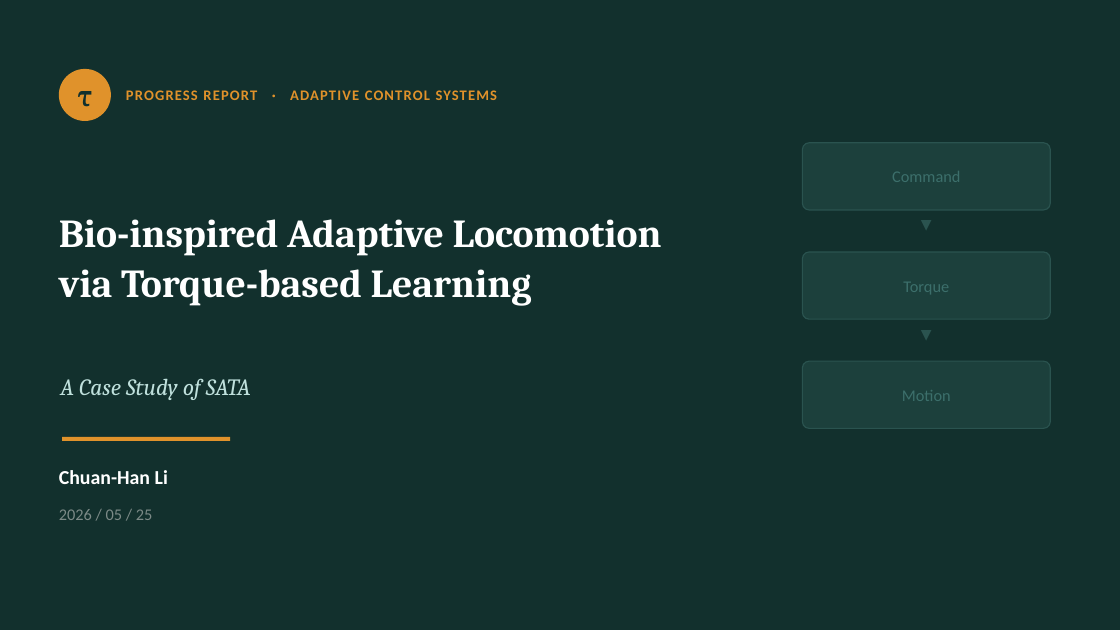
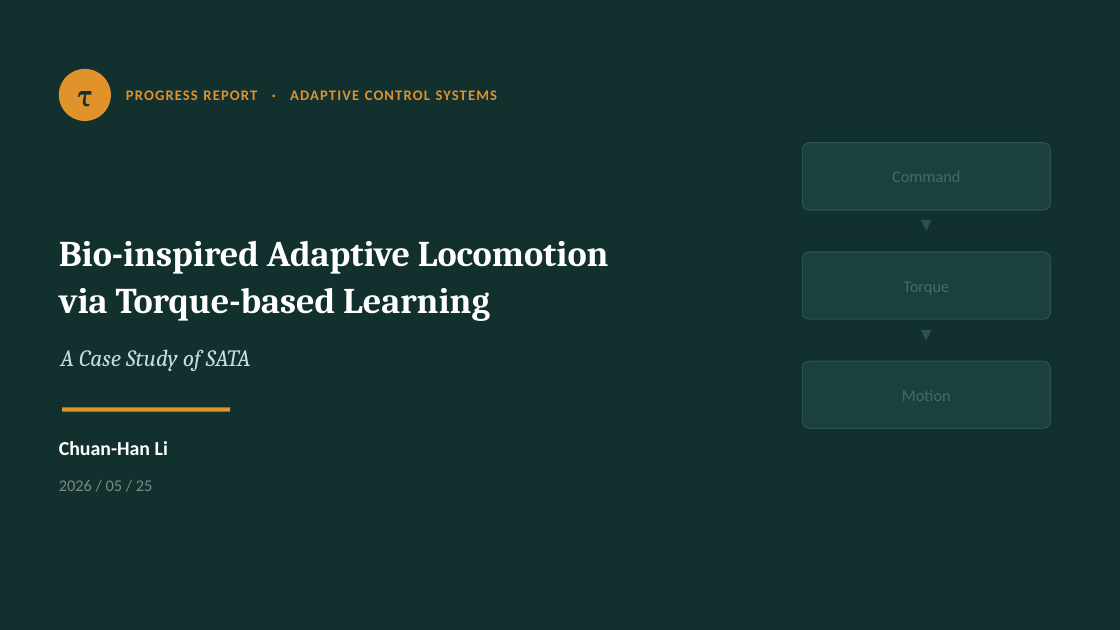
Before and after one commit to Stanley-1013/bio-inspired-adaptive-locomotion, a slide deck: slide 1 of docs/progress-report-v1.pptx. Drawn at 1120x630 pixels with LibreOffice and Linux fonts; fonts in the diff are those of the drawing. Boxes give left, top, right and bottom in pixels: in the first picture for what was removed or moved away, otherwise in the second. Text is boxed around its words. In the diff, an @@ line names an element or a change of style, - is before the commit and + after.

```diff
--- a/docs/progress-report-v1.pptx
+++ b/docs/progress-report-v1.pptx
@@ text "Bio-inspired Adaptive Locomotion" moved from (x1=59, y1=219, x2=662, y2=306) to (x1=59, y1=241, x2=609, y2=321) @@
@@ text "Bio-inspired Adaptive Locomotion" at (x1=59, y1=241, x2=609, y2=321): size 34 to 31 pt; line spacing 1.05 to 1.08 @@
@@ 3 texts, 1 rectangle moved together from (x1=59, y1=378, x2=251, y2=520) to (x1=59, y1=349, x2=251, y2=491) @@
```
Also in this commit, not shown: 4 other slides changed, 2 other files.
